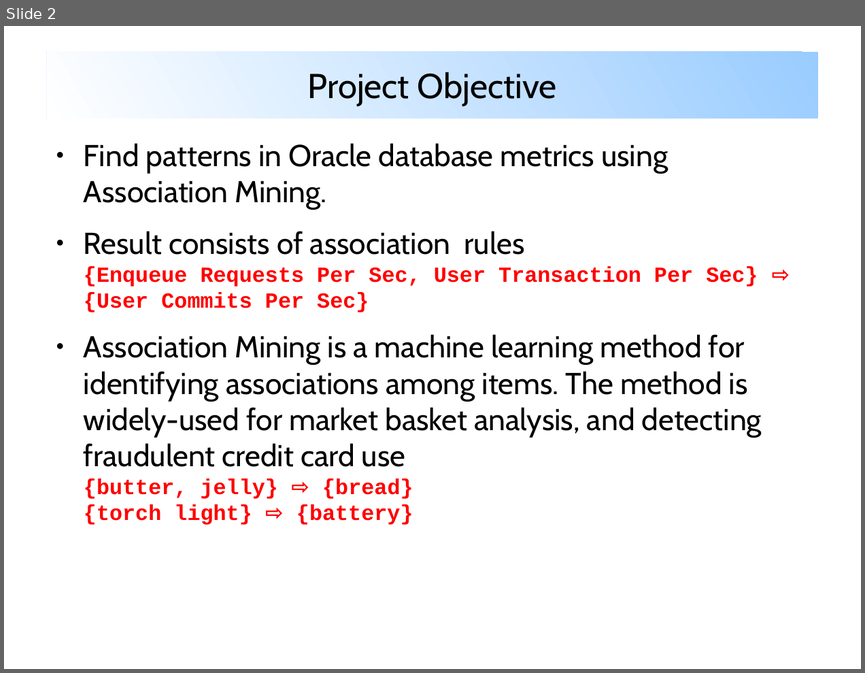
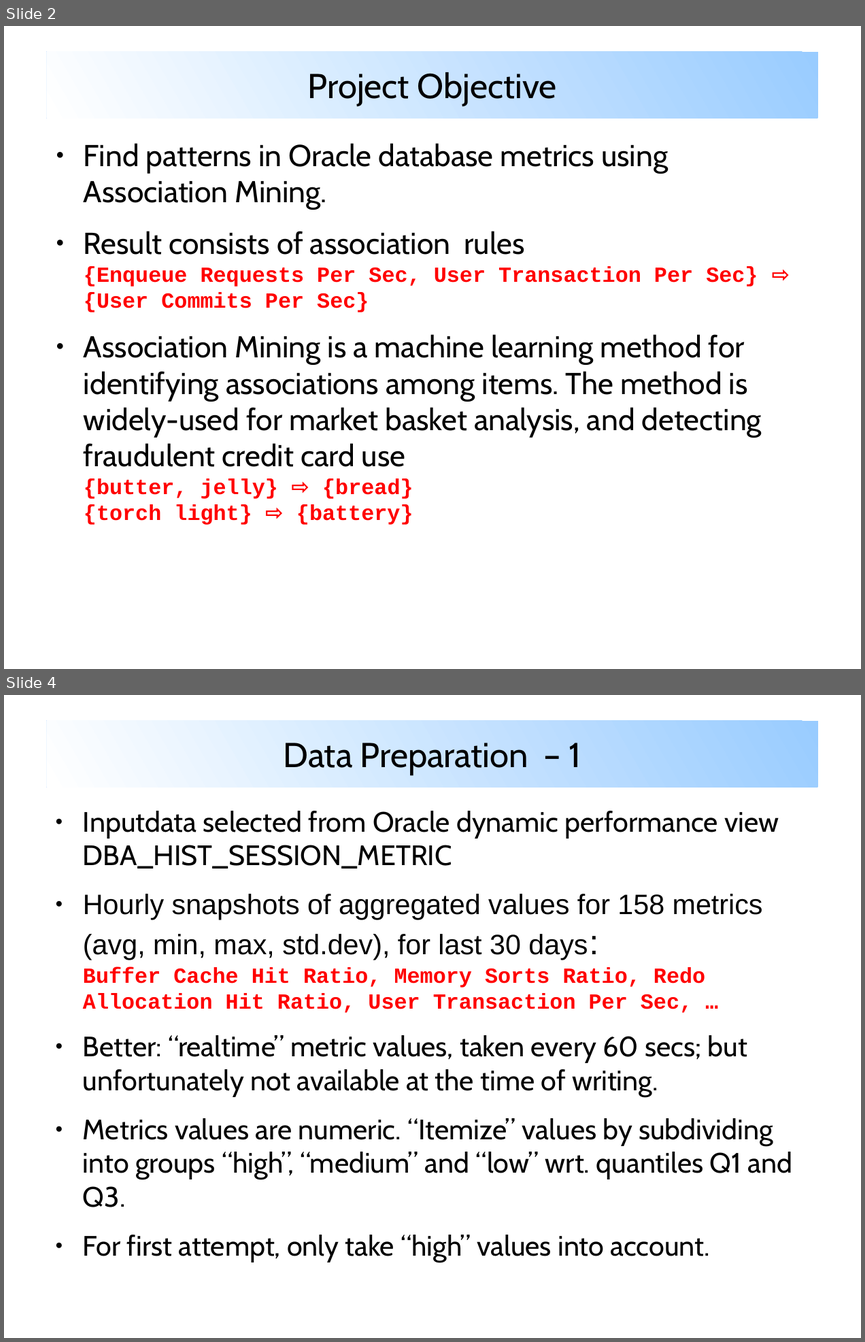
Before and after one commit to mbassi1364/CAS-Applied-Data-Science, a slide deck: Machine-Learning-Project/project.1/metriken.2020-03-14/analysis/prod.dba_hist_sysmetric_summary.2020-02-12-bis-2020-03-14/Report/bassi_oracle_metrics_association_mining.odp. Shown one above the other, each under a label of ours: slide 2 before the commit, slides 2 and 4 after it; the slides between them are not shown. The pictures are 865x673 and 865x1342 pixels, drawn with LibreOffice and Linux fonts; fonts in the diff are those of the drawing. Boxes give left, top, right and bottom in pixels: in the first picture for what was removed or moved away, otherwise in the second. Text is boxed around its words. In the diff, an @@ line names an element or a change of style, - is before the commit and + after.

Commit message:
Folien 4 und 5

```diff
--- a/Machine-Learning-Project/project.1/metriken.2020-03-14/analysis/prod.dba_hist_sysmetric_summary.2020-02-12-bis-2020-03-14/Report/bassi_oracle_metrics_association_mining.odp
+++ b/Machine-Learning-Project/project.1/metriken.2020-03-14/analysis/prod.dba_hist_sysmetric_summary.2020-02-12-bis-2020-03-14/Report/bassi_oracle_metrics_association_mining.odp
@@ slide 4 added at (4, 695, 861, 1338), background #FFFFFF @@
@@ title added at (47, 721, 818, 787), fill gradient #99CCFF to #FFFFFF, 32 pt, text #000000 @@
+Data Preparation – 1
@@ text added at (83, 811, 792, 1261), 26 pt, text #000000 @@
+● Inputdata selected from Oracle dynamic performance view DBA_HIST_SESSION_METRIC
+● Hourly snapshots of aggregated values for 158 metrics (avg, min, max, std.dev), for last 30 days:
+  Buffer Cache Hit Ratio, Memory Sorts Ratio, Redo Allocation Hit Ratio, User Transaction Per Sec, …
+● Better: “realtime” metric values, taken every 60 secs; but unfortunately not available at the time of writing.
+● Metrics values are numeric. “Itemize” values by subdividing into groups “high”, “medium” and “low” wrt. quantiles Q1 and Q3.
+● For first attempt, only take “high” values into account.
```
Also in this commit, not shown: 1 slide changed, 1 other slide added.
